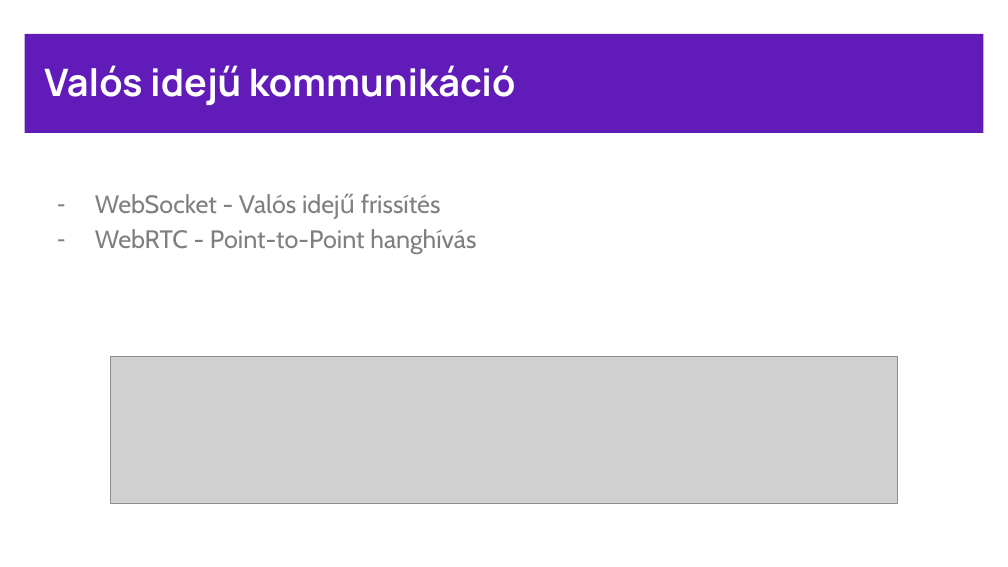
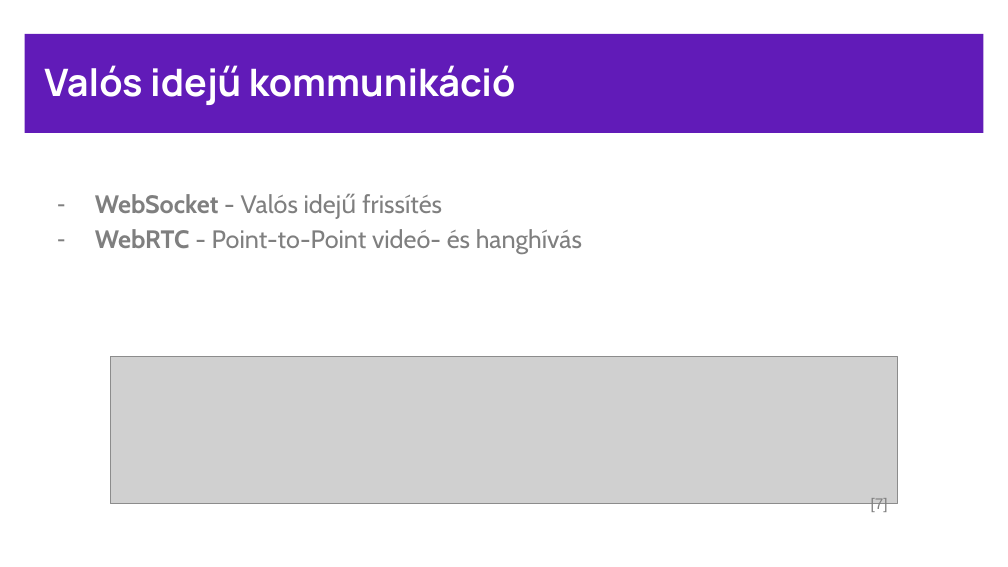
Before and after one commit to BencsikAttila/message-app, a slide deck: slide 9 of docs/Snakker.pptx. Drawn at 1008x567 pixels with LibreOffice and Linux fonts; fonts in the diff are those of the drawing; grey boxes stand for pictures. Boxes give left, top, right and bottom in pixels: in the first picture for what was removed or moved away, otherwise in the second. Text is boxed around its words. In the diff, an @@ line names an element or a change of style, - is before the commit and + after.

```diff
--- a/docs/Snakker.pptx
+++ b/docs/Snakker.pptx
@@ text at bbox=[95, 194, 442, 214]: bold on in "WebSocket" @@
@@ text at bbox=[95, 229, 582, 254]: text changed @@
-– WebRTC - Point-to-Point hanghívás
+– WebRTC - Point-to-Point videó- és hanghívás
@@ text added at bbox=[871, 498, 888, 513], 11 pt, text #7F7F7F @@
+[7]
```
Also in this commit, not shown: 10 other slides changed.
